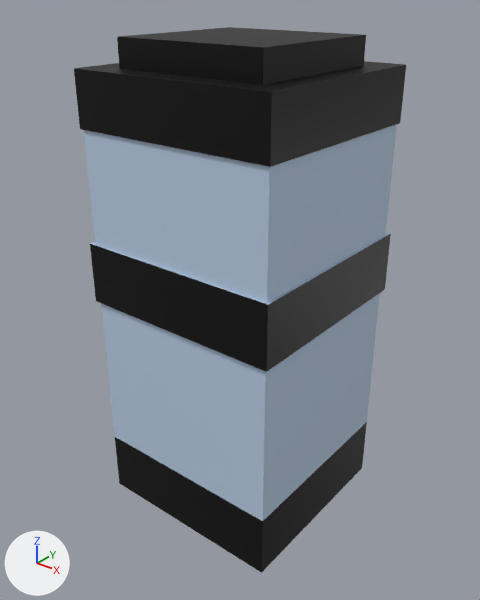
What one commit did to the glTF model assets/main_game_assets/building2.glb.
Both versions are drawn from a camera (50 mm lens) standing at (5.96, -7.53, 7.48) and looking at (0.01, -0.09, 2.86). The lights are fixed; the arrows at lower left show +X, +Y and +Z. The older version comes first. Where no turn or scale is listed for an object, it has been applied to the vertices.
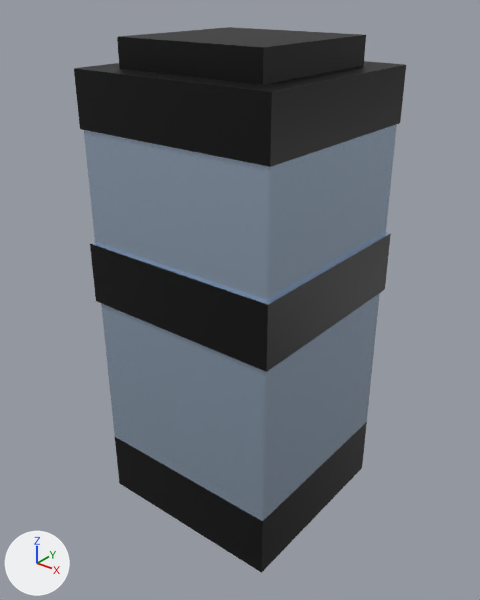
Commit message: Adjust building glass to be more reflective

What differs and where, as boxes [x1, y1, x2, y2] in the pictures (480 x 600 px):
'Cube.001', surface changed (darker)
    both: [84, 123, 398, 524]

Edits to the bpy script that builds the scene:
```text
Change mat_material_002:
    mat_material_002.metallic: 0.0 -> 0.75
```
